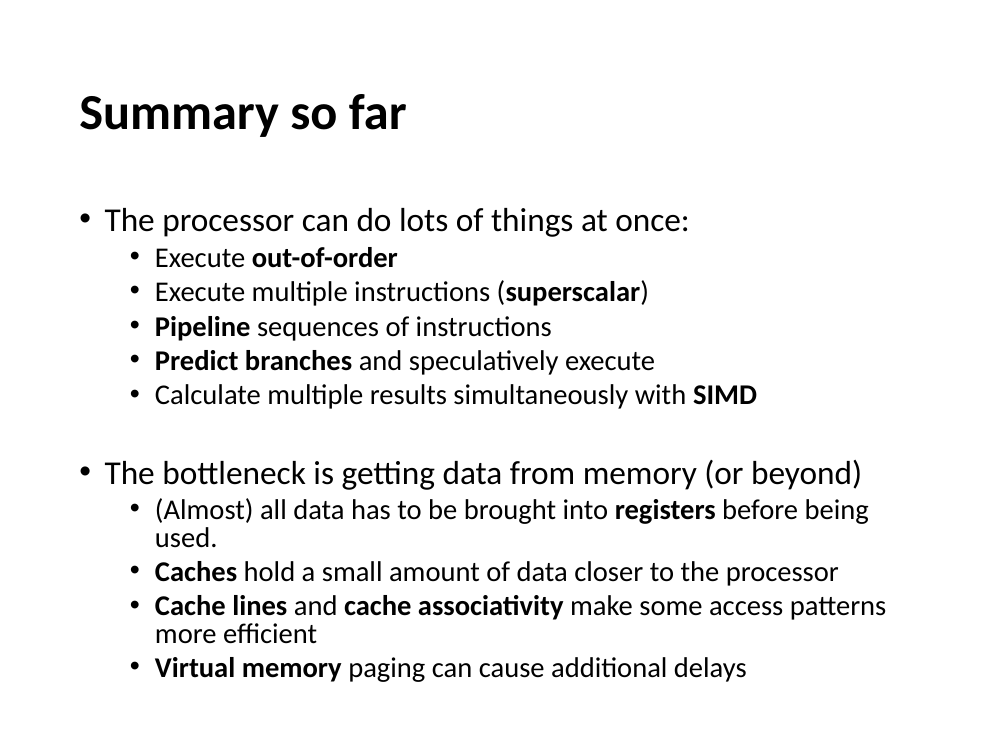
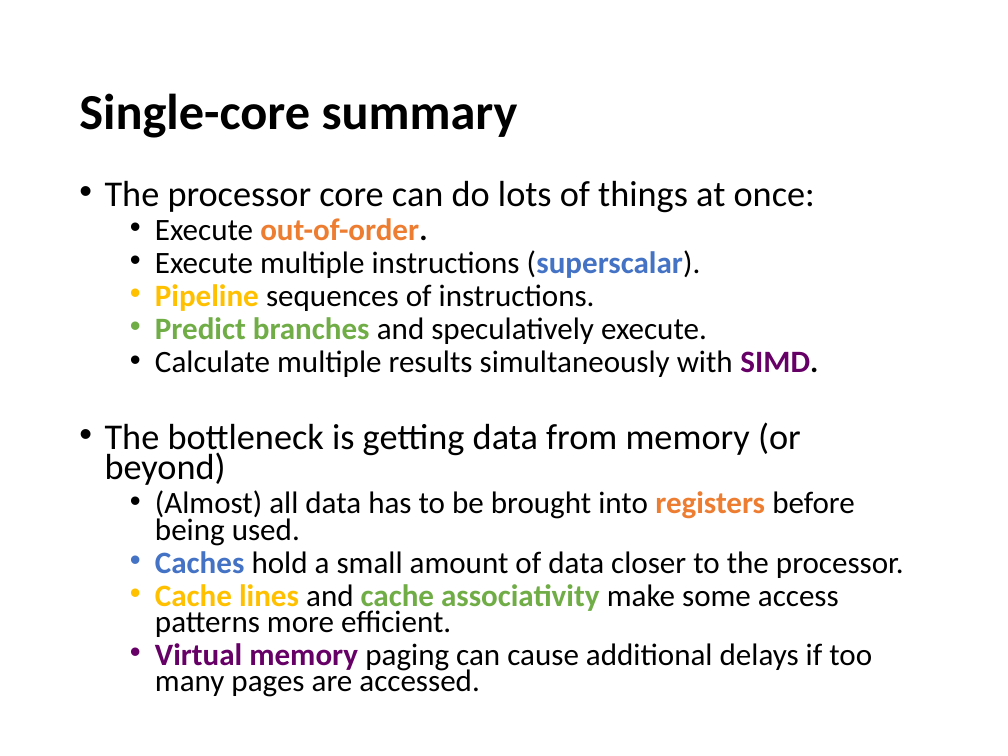
Before and after one commit to devinamatthews/molssi-sss-2017, a slide deck: slide 18 of lectures/architecture.pptx. Drawn at 1008x756 pixels with LibreOffice and Linux fonts; fonts in the diff are those of the drawing. Boxes give left, top, right and bottom in pixels: in the first picture for what was removed or moved away, otherwise in the second. Text is boxed around its words. In the diff, an @@ line names an element or a change of style, - is before the commit and + after.

```diff
--- a/lectures/architecture.pptx
+++ b/lectures/architecture.pptx
@@ title at box(79, 93, 518, 138): text changed @@
-Summary so far
+Single-core summary
@@ text "The processor core can do ...": place and size @@
-text "The processor core can do ..." at box(105, 208, 887, 682)
+text "The processor core can do ..." at box(105, 180, 904, 697)
@@ text at box(105, 180, 818, 377): text changed; size 20.4 to 22.2 pt @@
-• The processor can do lots of things at once:
-  • Execute out-of-order
-  • Execute multiple instructions (superscalar)
-  • Pipeline sequences of instructions
-  • Predict branches and speculatively execute
-  • Calculate multiple results simultaneously with SIMD
+• The processor core can do lots of things at once:
+  • Execute out-of-order.
+  • Execute multiple instructions (superscalar).
+  • Pipeline sequences of instructions.
+  • Predict branches and speculatively execute.
+  • Calculate multiple results simultaneously with SIMD.
@@ text at box(105, 422, 855, 546): size 23.8 to 25.9 pt in "The bottleneck is getting data from memory ..."; size 20.4 to 22.2 pt in "(Almost) all data has to be brought ..."; text colour #000000 to #ED7D31 in "registers"; line spacing 0.8 to 0.7 @@
@@ text at box(155, 551, 904, 697): text changed; size 20.4 to 22.2 pt @@
-  • Caches hold a small amount of data closer to the processor
-  • Cache lines and cache associativity make some access patterns more efficient
-  • Virtual memory paging can cause additional delays
+  • Caches hold a small amount of data closer to the processor.
+  • Cache lines and cache associativity make some access patterns more efficient.
+  • Virtual memory paging can cause additional delays if too many pages are accessed.
```
Also in this commit, not shown: 9 other slides changed, 14 slides added, 5 other files.
